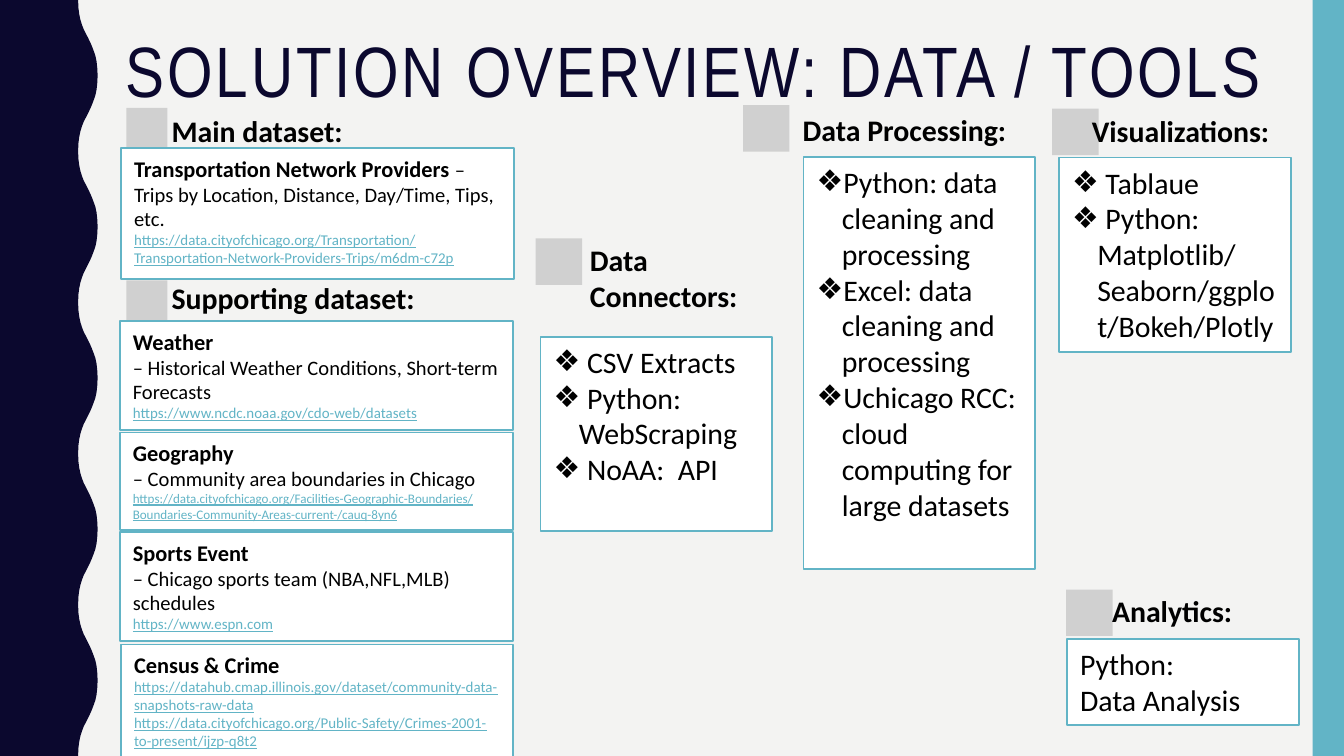
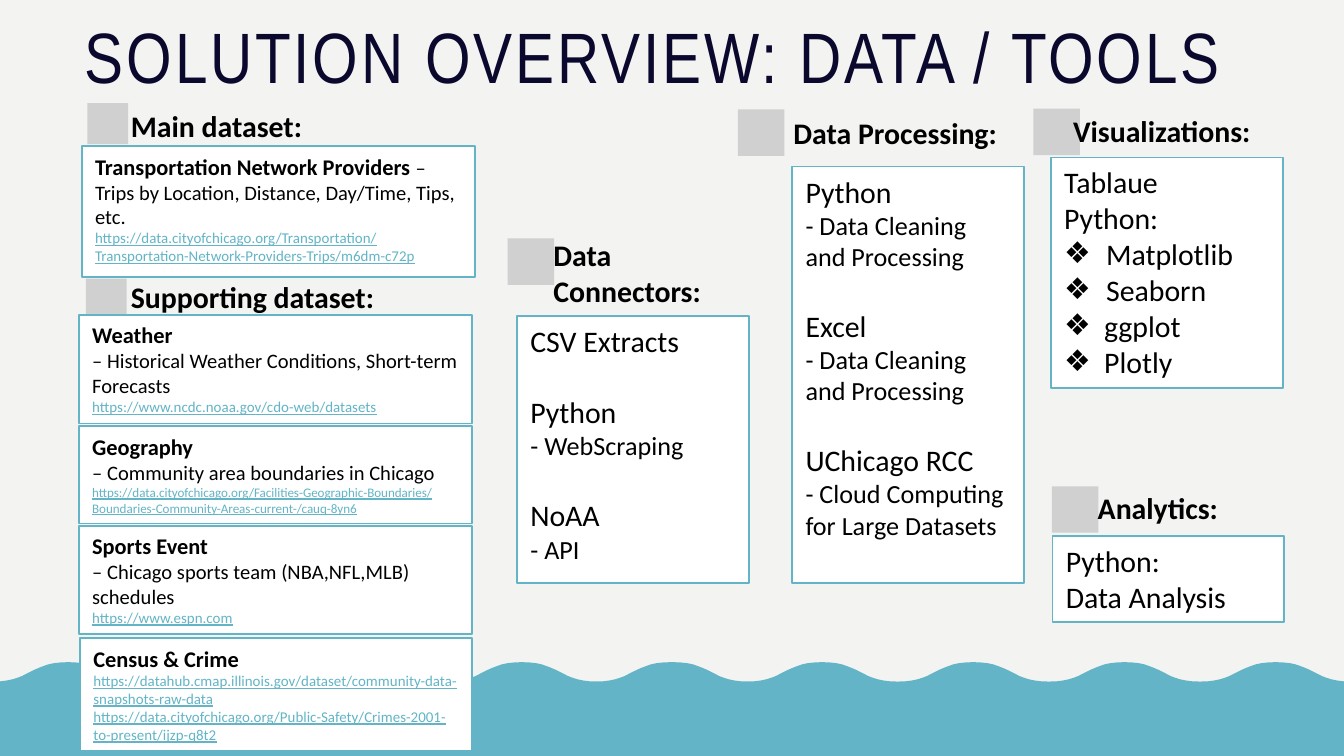
Before and after one commit to Data-Engineering-Platform-Final-Project/DEPA-FP-Files, a slide deck: slide 4 of DEPA Final Project PPT.pptx (slide 5 before the commit). Drawn at 1344x756 pixels with LibreOffice and Linux fonts; fonts in the diff are those of the drawing; grey boxes stand for pictures; background and template pictures are left out. Boxes give left, top, right and bottom in pixels: in the first picture for what was removed or moved away, otherwise in the second. Text is boxed around its words. In the diff, an @@ line names an element or a change of style, - is before the commit and + after.

```diff
--- a/DEPA Final Project PPT.pptx
+++ b/DEPA Final Project PPT.pptx
@@ freeform shape removed at (x1=0, y1=0, x2=98, y2=755) @@
@@ freeform shape added at (x1=0, y1=0, x2=98, y2=755), fill #0B082E @@
@@ rectangle added at (x1=0, y1=0, x2=1344, y2=755), fill #F3F3F2 @@
@@ title "SOLUTION OVERVIEW: DATA / TOOLS" moved from (x1=126, y1=47, x2=1260, y2=98) to (x1=85, y1=33, x2=1219, y2=84) @@
@@ rectangle removed at (x1=1313, y1=0, x2=1344, y2=755) @@
@@ rectangle added at (x1=1313, y1=0, x2=1344, y2=755), fill #62B4C6 @@
@@ picture moved from (x1=743, y1=105, x2=790, y2=152) to (x1=738, y1=109, x2=785, y2=156) @@
@@ text "Data Processing:" moved from (x1=803, y1=120, x2=1006, y2=146) to (x1=793, y1=123, x2=997, y2=149) @@
@@ picture moved from (x1=1052, y1=109, x2=1099, y2=156) to (x1=1034, y1=109, x2=1081, y2=156) @@
@@ text "Visualizations:" moved from (x1=1092, y1=121, x2=1269, y2=143) to (x1=1073, y1=121, x2=1250, y2=143) @@
@@ rectangle "Transportation Network Providers – Trips ..." moved from (x1=121, y1=148, x2=515, y2=280) to (x1=82, y1=146, x2=476, y2=278) @@
@@ rectangle "Python" resized from (x1=804, y1=157, x2=1036, y2=569) to (x1=793, y1=167, x2=1025, y2=583) @@
@@ rectangle "Tablaue" resized from (x1=1059, y1=157, x2=1292, y2=352) to (x1=1051, y1=157, x2=1284, y2=388) @@
@@ text in rectangle at (x1=1064, y1=172, x2=1158, y2=194): bullet ❖ to none @@
@@ text in rectangle at (x1=806, y1=182, x2=1004, y2=540): text changed; size 16 to 14 pt @@
-❖ Python: data cleaning and processing
-❖ Excel: data cleaning and processing
-❖ Uchicago RCC: cloud computing for large datasets
+Python
+- Data Cleaning and Processing
+Excel
+- Data Cleaning and Processing
+UChicago RCC
+- Cloud Computing for Large Datasets
@@ text in rectangle at (x1=1064, y1=208, x2=1233, y2=378): text changed @@
-❖ Python: Matplotlib/ Seaborn/ggplot/Bokeh/Plotly
+Python:
+❖ Matplotlib
+❖ Seaborn
+❖ ggplot
+❖ Plotly
@@ picture moved from (x1=536, y1=238, x2=583, y2=285) to (x1=508, y1=238, x2=555, y2=285) @@
@@ text "Data Connectors:" moved from (x1=590, y1=251, x2=737, y2=308) to (x1=553, y1=246, x2=700, y2=303) @@
@@ rectangle "CSV Extracts" resized from (x1=540, y1=337, x2=773, y2=532) to (x1=517, y1=316, x2=750, y2=583) @@
@@ text in rectangle at (x1=530, y1=332, x2=679, y2=353): bullet ❖ to none @@
@@ text in rectangle at (x1=530, y1=402, x2=683, y2=559): text changed; size 16 to 14 pt @@
-❖ Python: WebScraping
-❖ NoAA: API
+Python
+- WebScraping
+NoAA
+- API
@@ 4 rectangles, 2 pictures, 2 texts moved together from (x1=120, y1=108, x2=513, y2=756) to (x1=79, y1=103, x2=473, y2=751) @@
@@ 1 picture, 1 text, 1 rectangle moved together from (x1=1066, y1=590, x2=1300, y2=726) to (x1=1052, y1=487, x2=1285, y2=622) @@
@@ freeform shape added at (x1=0, y1=663, x2=1344, y2=756), fill #62B4C6 @@
```
Also in this commit, not shown: 2 other slides changed, 2 slides removed.
